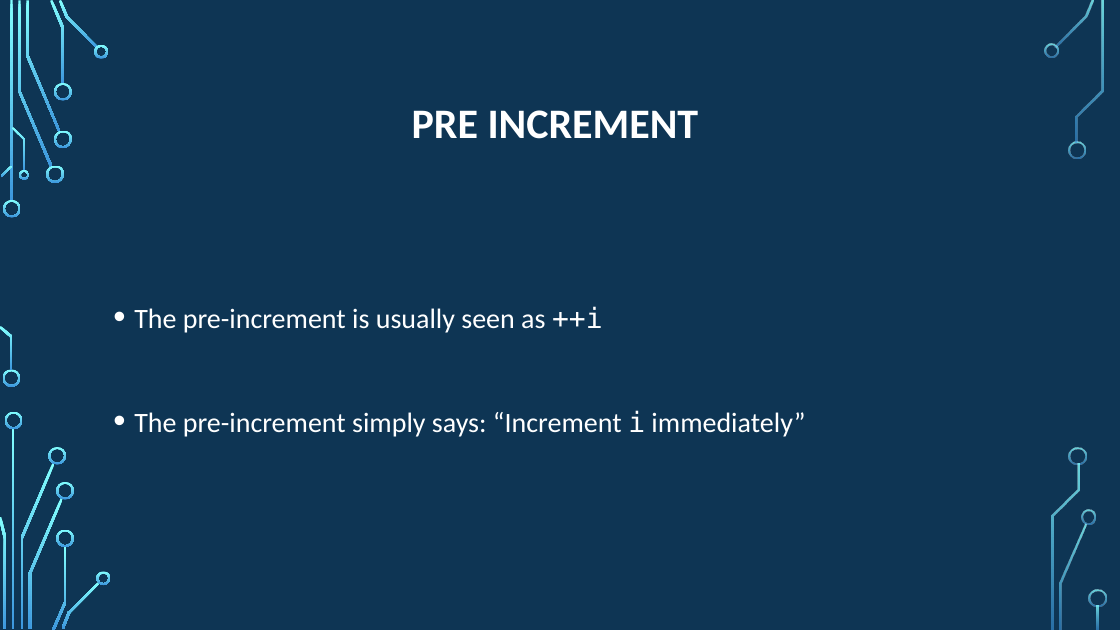
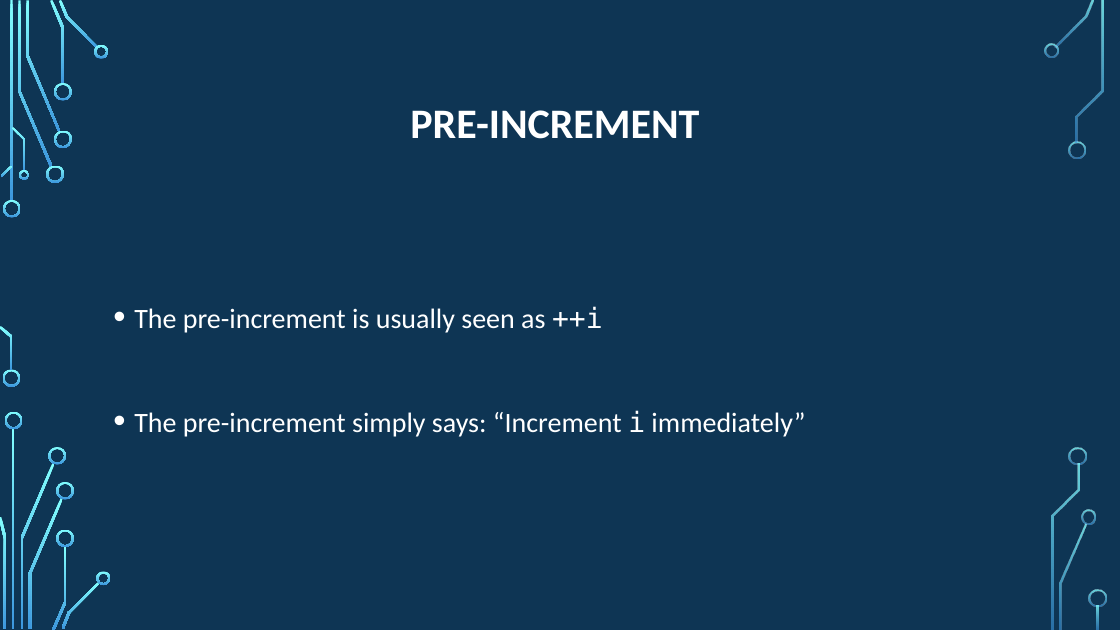
Before and after one commit to psypdt/ZIS_C-_Summer_Course_2019, a slide deck: slide 59 of Day_3/Day_3.pptx. Drawn at 1120x630 pixels with LibreOffice and Linux fonts; fonts in the diff are those of the drawing; background and template pictures are left out. Boxes give left, top, right and bottom in pixels: in the first picture for what was removed or moved away, otherwise in the second. Text is boxed around its words. In the diff, an @@ line names an element or a change of style, - is before the commit and + after.

```diff
--- a/Day_3/Day_3.pptx
+++ b/Day_3/Day_3.pptx
@@ title at [410,110,699,139]: text changed @@
-PRE INCREMENT
+PRE-INCREMENT
```
Also in this commit, not shown: 7 other slides changed.
